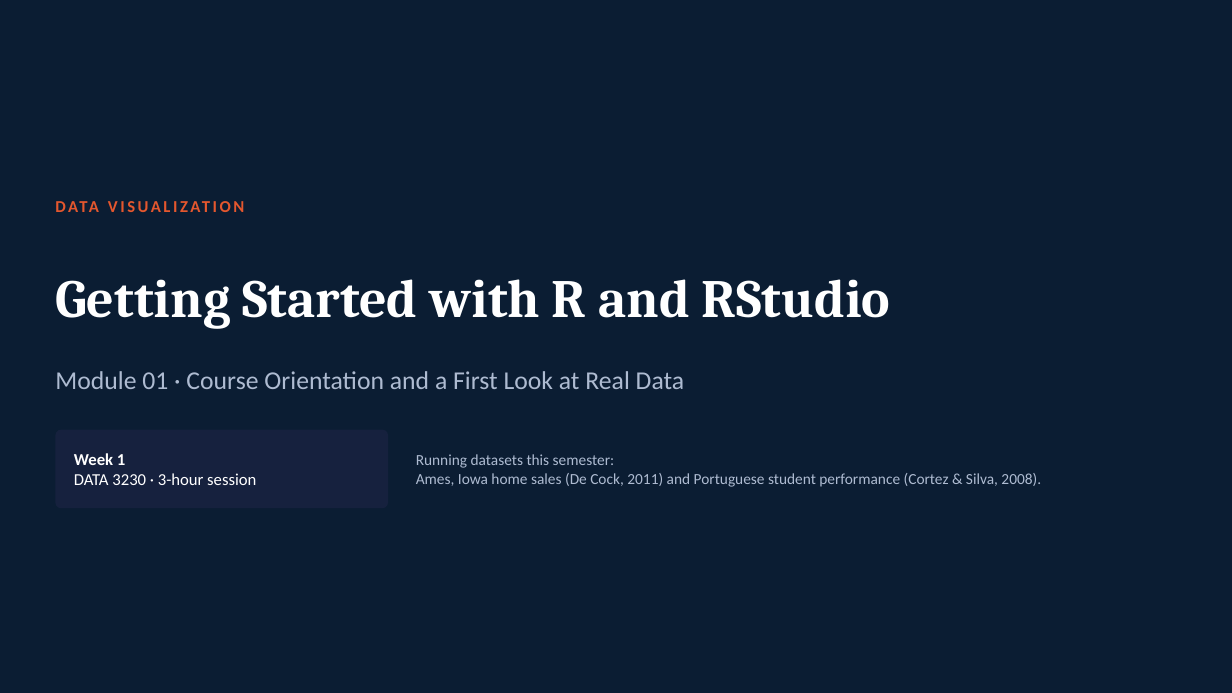
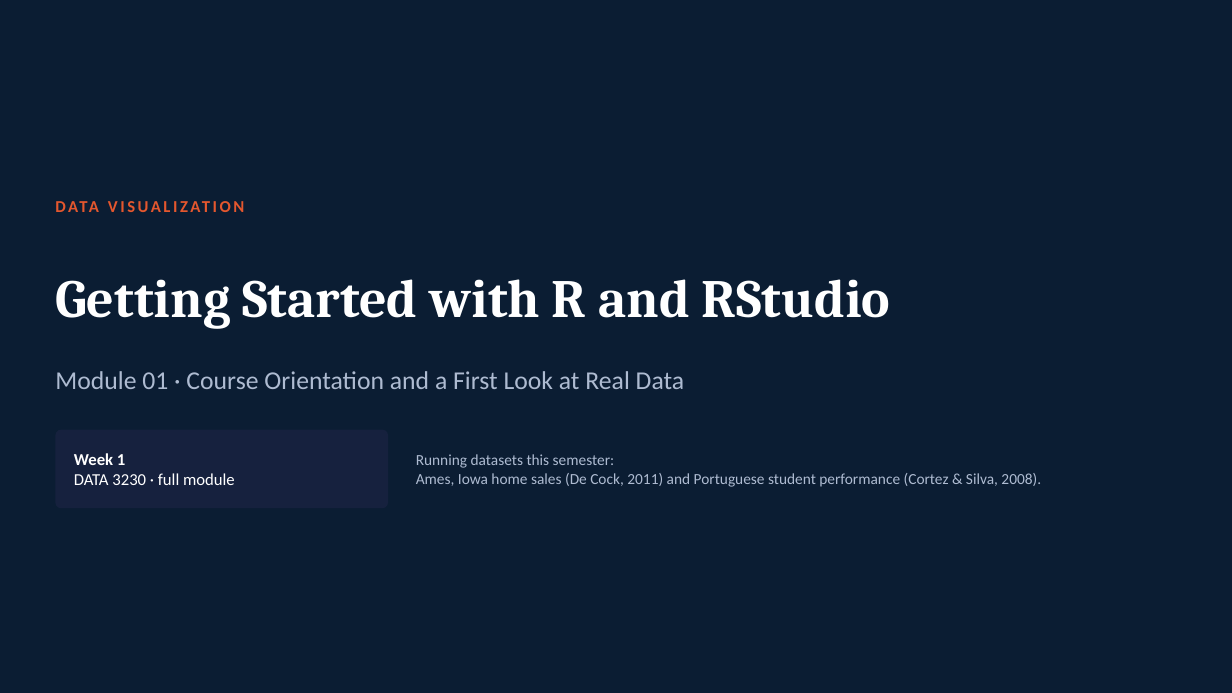
Before and after one commit to fmurital/Teaching-Curriculum, a slide deck: slide 1 of DATA-3230-Data-Visualization/01_Getting_Started_with_R_and_RStudio/Lecture_Slides/Module01_Getting_Started_with_R_and_RStudio.pptx. Drawn at 1232x693 pixels with LibreOffice and Linux fonts; fonts in the diff are those of the drawing. Boxes give left, top, right and bottom in pixels: in the first picture for what was removed or moved away, otherwise in the second. Text is boxed around its words. In the diff, an @@ line names an element or a change of style, - is before the commit and + after.

Commit message:
Expand Module 1 lecture deck to 74 slides with real code output
Grows the Module 1 deck from 29 to 74 slides so it covers a full
module's worth of material. Every live-coding moment now pairs the
real R code with the actual console output a student will see,
captured by running module1_first_look.R (extended in this commit
to reproduce every number and chart on the slides) against the real
ames_housing.csv and student_performance_math.csv files. Adds a
second full worked example using the student performance data
(studytime vs. final grade), more concept and history slides, and
several new interactive/reflection moments, while keeping the
existing three-segment, two-break structure.

```diff
--- a/DATA-3230-Data-Visualization/01_Getting_Started_with_R_and_RStudio/Lecture_Slides/Module01_Getting_Started_with_R_and_RStudio.pptx
+++ b/DATA-3230-Data-Visualization/01_Getting_Started_with_R_and_RStudio/Lecture_Slides/Module01_Getting_Started_with_R_and_RStudio.pptx
@@ text at box(74, 453, 235, 485): text changed @@
-Week 1
-DATA 3230 · 3-hour session
+Week 1
+DATA 3230 · full module
```
Also in this commit, not shown: 17 other slides changed, 47 slides added, 2 slides removed, 1 other file.
